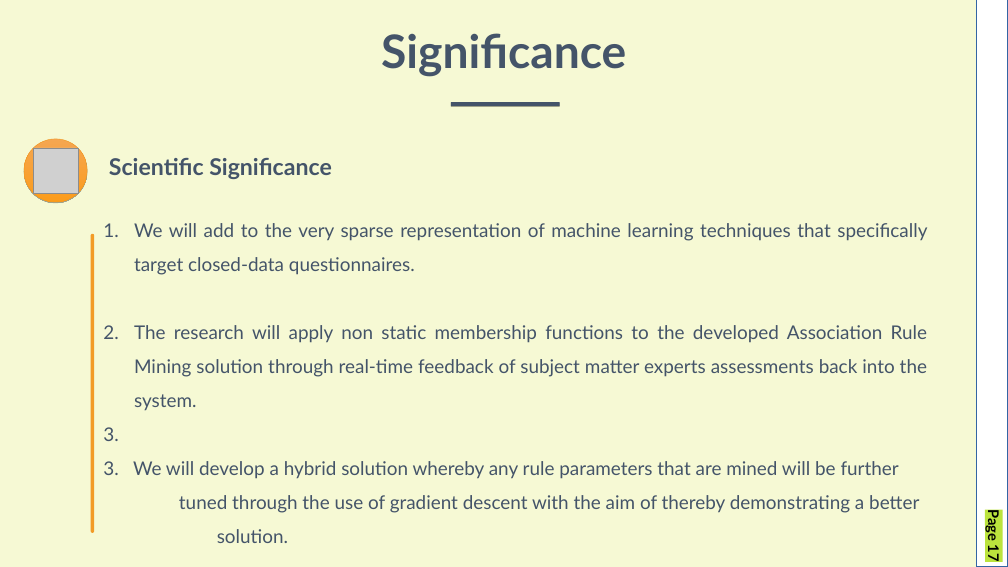
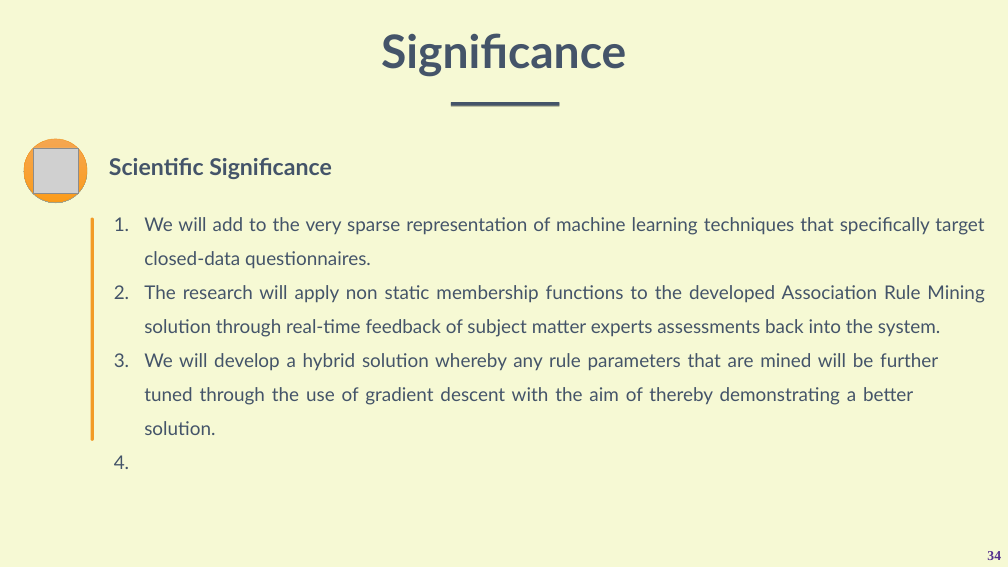
Before and after one commit to mcaple/TRM, a slide deck: slide 34 of CA1.pptx (slide 17 before the commit). Drawn at 1008x567 pixels with LibreOffice and Linux fonts; fonts in the diff are those of the drawing; grey boxes stand for pictures. Boxes give left, top, right and bottom in pixels: in the first picture for what was removed or moved away, otherwise in the second. Text is boxed around its words. In the diff, an @@ line names an element or a change of style, - is before the commit and + after.

```diff
--- a/CA1.pptx
+++ b/CA1.pptx
@@ rectangle removed at (977, 0, 1008, 567) @@
@@ text "We will add to the ...": place and size @@
-text "We will add to the ..." at (103, 223, 927, 513)
+text "We will add to the ..." at (144, 217, 984, 435)
@@ round same rect: place and size @@
-round same rect at (91, 234, 94, 533)
+round same rect at (90, 218, 94, 441)
@@ text at (144, 353, 938, 435): text changed @@
-3. We will develop a hybrid solution whereby any rule parameters that are mined will be further tuned through the use of gradient descent with the aim of thereby demonstrating a better solution.
+3. We will develop a hybrid solution whereby any rule parameters that are mined will be further tuned through the use of gradient descent with the aim of thereby demonstrating a better solution.
@@ page number removed at (985, 513, 1003, 562) @@
-Page 17
@@ page number added at (987, 551, 1001, 560), 26 pt, text #55308D, bold @@
+34
```
Also in this commit, not shown: 15 other slides changed, 27 slides added, 5 slides removed, 10 other files.
